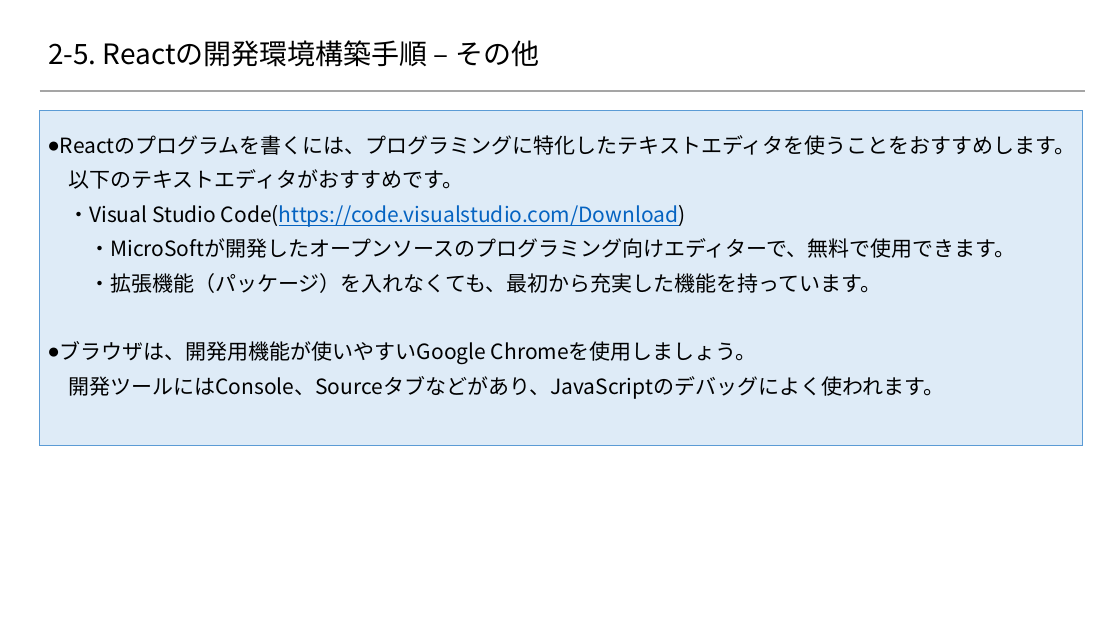
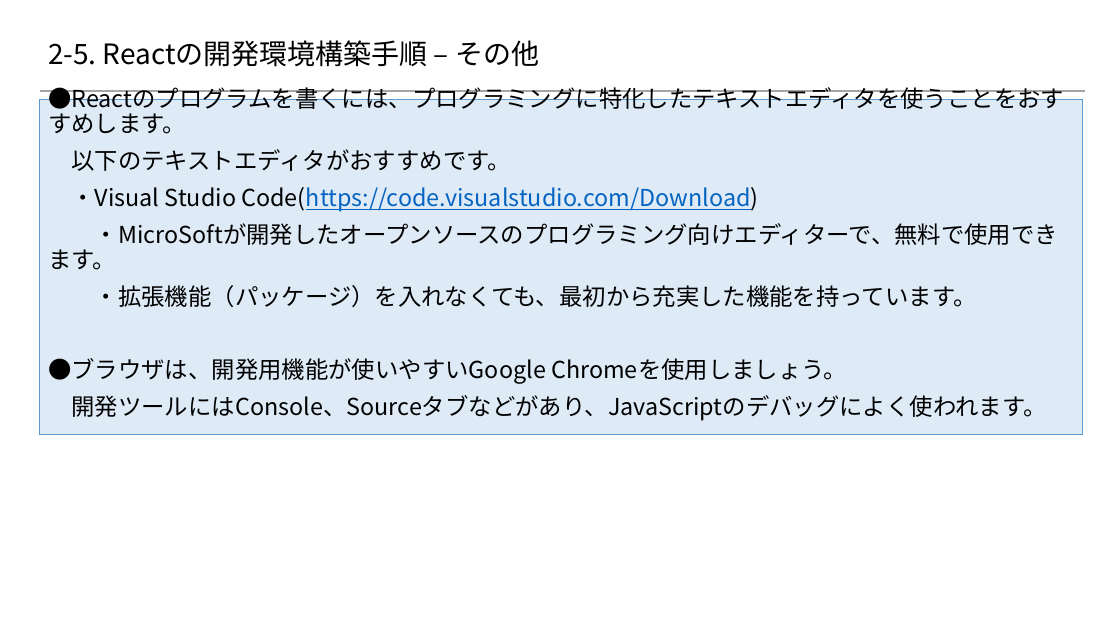
Before and after one commit to 2018SYSTEMI34/diary, a slide deck: slide 35 of doc/02_SlideShare/01.ネタ/２_Reactの基礎/Reactを用いたスマホアプリケーション開発入門 Reactの基礎編.pptx. Drawn at 1120x630 pixels with LibreOffice and Linux fonts; fonts in the diff are those of the drawing; background and template pictures are left out. Boxes give left, top, right and bottom in pixels: in the first picture for what was removed or moved away, otherwise in the second. Text is boxed around its words. In the diff, an @@ line names an element or a change of style, - is before the commit and + after.

```diff
--- a/doc/02_SlideShare/01.ネタ/２_Reactの基礎/Reactを用いたスマホアプリケーション開発入門 Reactの基礎編.pptx
+++ b/doc/02_SlideShare/01.ネタ/２_Reactの基礎/Reactを用いたスマホアプリケーション開発入門 Reactの基礎編.pptx
@@ rectangle "●Reactのプログラムを書くには、プログラミングに特化したテキストエディタを使うことをおすすめします。": place and size @@
-rectangle "●Reactのプログラムを書くには、プログラミングに特化したテキストエディタを使うことをおすすめします。" at [39,111,1082,446]
+rectangle "●Reactのプログラムを書くには、プログラミングに特化したテキストエディタを使うことをおすすめします。" at [39,99,1083,434]
@@ text in rectangle at [48,87,1064,134]: text changed; size 18 to 20 pt @@
-● Reactのプログラムを書くには、プログラミングに特化したテキストエディタを使うことをおすすめします。
+●Reactのプログラムを書くには、プログラミングに特化したテキストエディタを使うことをおすすめします。
@@ text in rectangle at [48,149,1058,421]: size 18 to 20 pt in "以下のテキストエディタがおすすめです。", "・Visual Studio Code(https://code.visualstudio.com/Download)", "・MicroSoftが開発したオープンソースのプログラミング向けエディターで、無料で使用できます。", "・拡張機能（パッケージ）を入れなくても、最初から充実した機能を持っています。" and 1 more places @@
@@ text in rectangle at [48,358,847,384]: text changed; size 18 to 20 pt @@
-● ブラウザは、開発用機能が使いやすいGoogle Chromeを使用しましょう。
+●ブラウザは、開発用機能が使いやすいGoogle Chromeを使用しましょう。
```
Also in this commit, not shown: 44 other slides changed.
